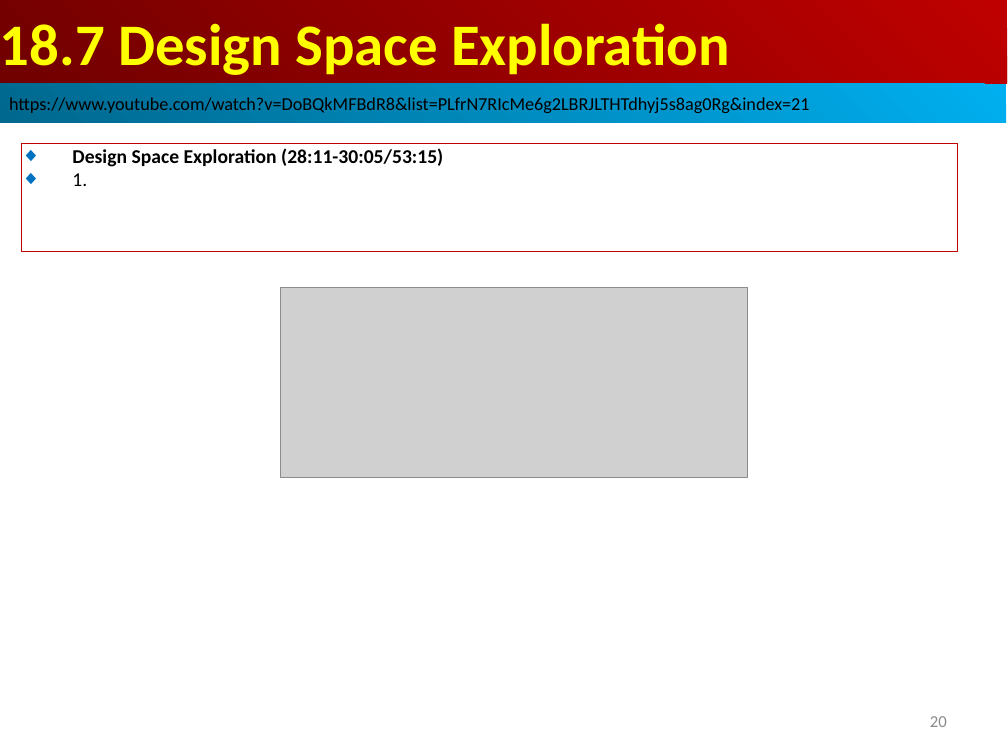
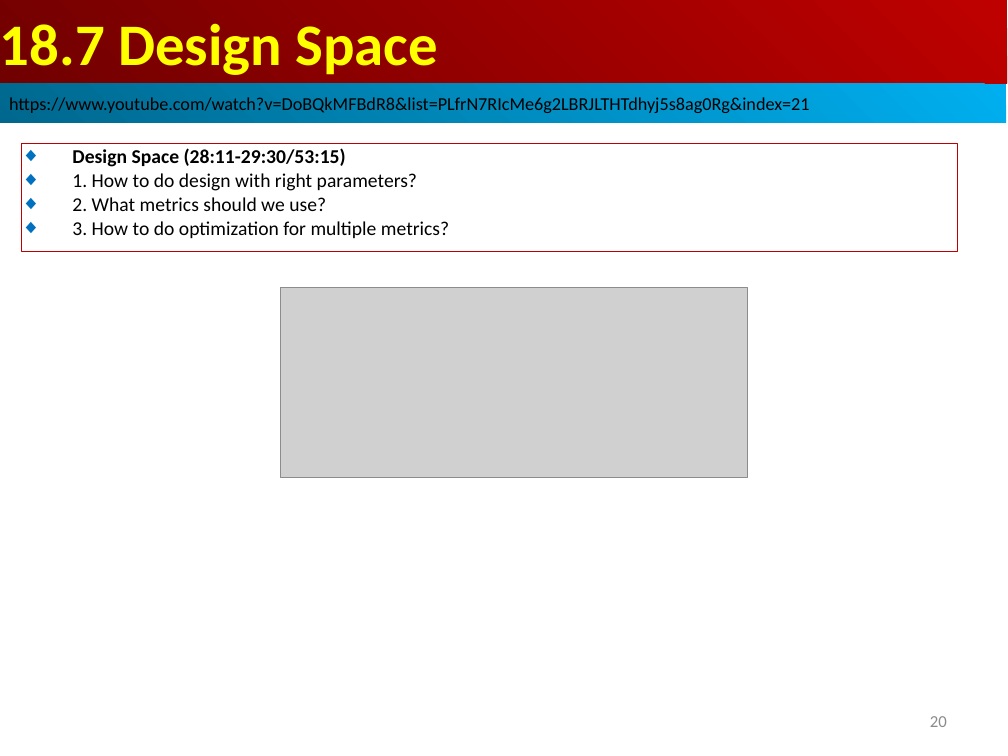
Before and after one commit to peterhchen/AIU_CS800_Chisel, a slide deck: slide 20 of 500_UCSC_HWD/019_DSE/000_Video/019.DSE.ppt. Drawn at 1008x756 pixels with LibreOffice and Linux fonts; fonts in the diff are those of the drawing; grey boxes stand for pictures. Boxes give left, top, right and bottom in pixels: in the first picture for what was removed or moved away, otherwise in the second. Text is boxed around its words. In the diff, an @@ line names an element or a change of style, - is before the commit and + after.

```diff
--- a/500_UCSC_HWD/019_DSE/000_Video/019.DSE.ppt
+++ b/500_UCSC_HWD/019_DSE/000_Video/019.DSE.ppt
@@ text in rectangle at [0,23,437,75]: text changed @@
-18.7 Design Space Exploration
+18.7 Design Space
@@ text in rectangle at [72,148,449,238]: text changed; bold off @@
-◆ Design Space Exploration (28:11-30:05/53:15)
-◆ 1.
+◆ Design Space (28:11-29:30/53:15)
+◆ 1. How to do design with right parameters?
+◆ 2. What metrics should we use?
+◆ 3. How to do optimization for multiple metrics?
```
Also in this commit, not shown: 4 other slides changed, 17 slides added.
